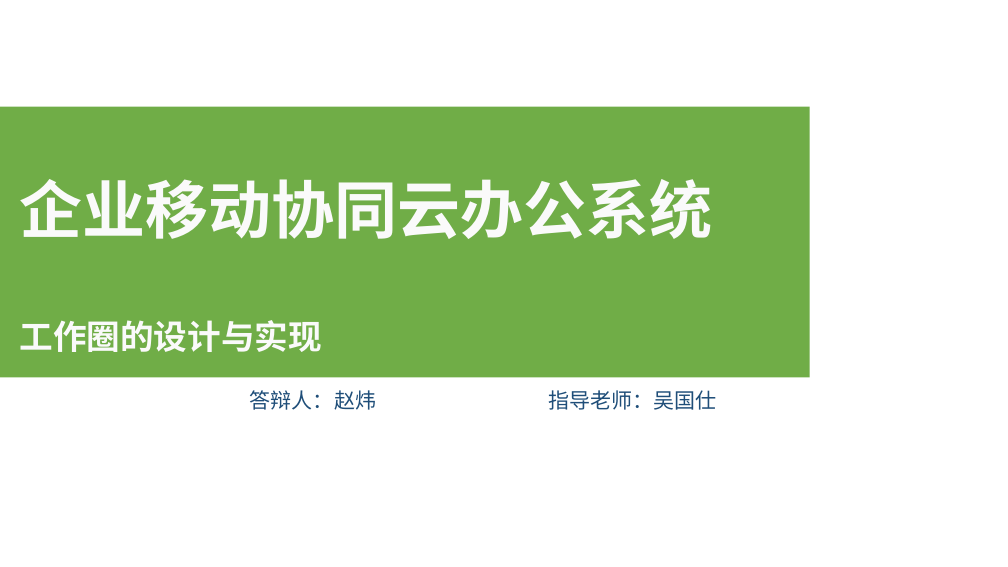
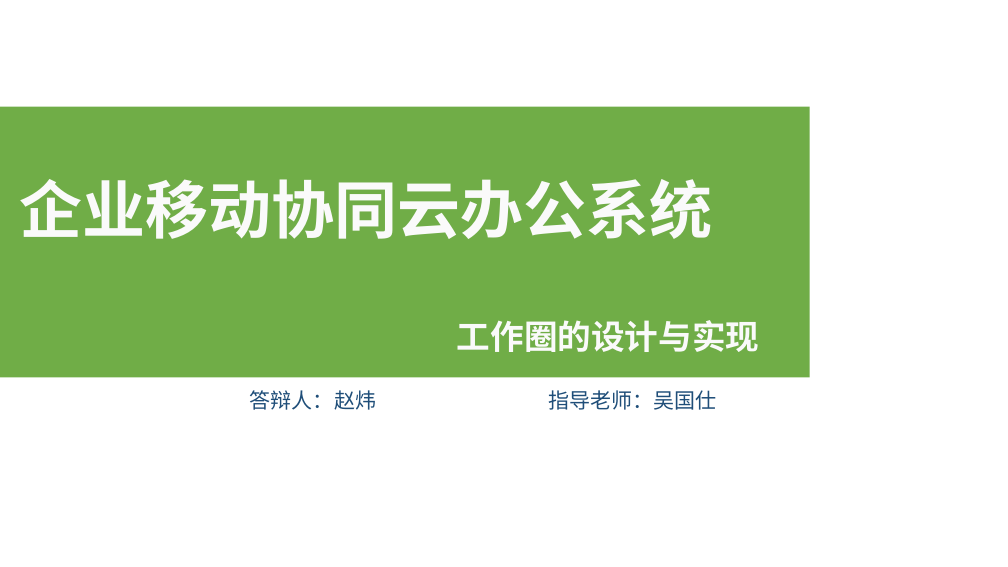
Before and after one commit to zwbn57175596/zhaowei, a slide deck: slide 1 of BUPT_paper/企业移动协同云办公系统——工作圈的设计与实现.pptx. Drawn at 1008x567 pixels with LibreOffice and Linux fonts; fonts in the diff are those of the drawing. Boxes give left, top, right and bottom in pixels: in the first picture for what was removed or moved away, otherwise in the second. Text is boxed around its words. In the diff, an @@ line names an element or a change of style, - is before the commit and + after.

```diff
--- a/BUPT_paper/企业移动协同云办公系统——工作圈的设计与实现.pptx
+++ b/BUPT_paper/企业移动协同云办公系统——工作圈的设计与实现.pptx
@@ text "工作圈的设计与实现": place and size @@
-text "工作圈的设计与实现" at [19,320,321,352]
+text "工作圈的设计与实现" at [457,320,759,352]
@@ text "工作圈的设计与实现" at [457,320,759,352]: alignment left to right @@
```
Also in this commit, not shown: 6 other slides changed, 7 slides added, 3 slides removed, 2 other files.
